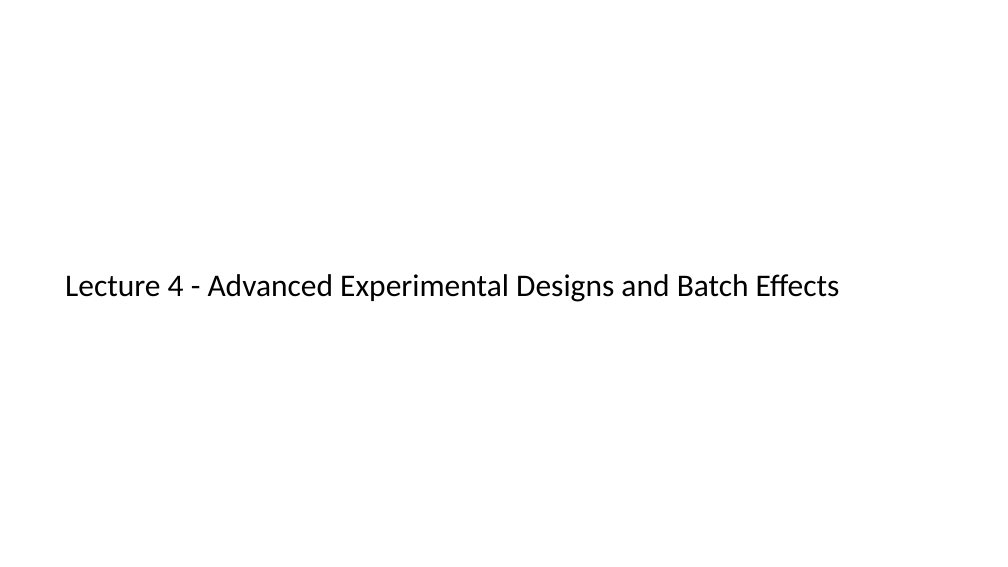
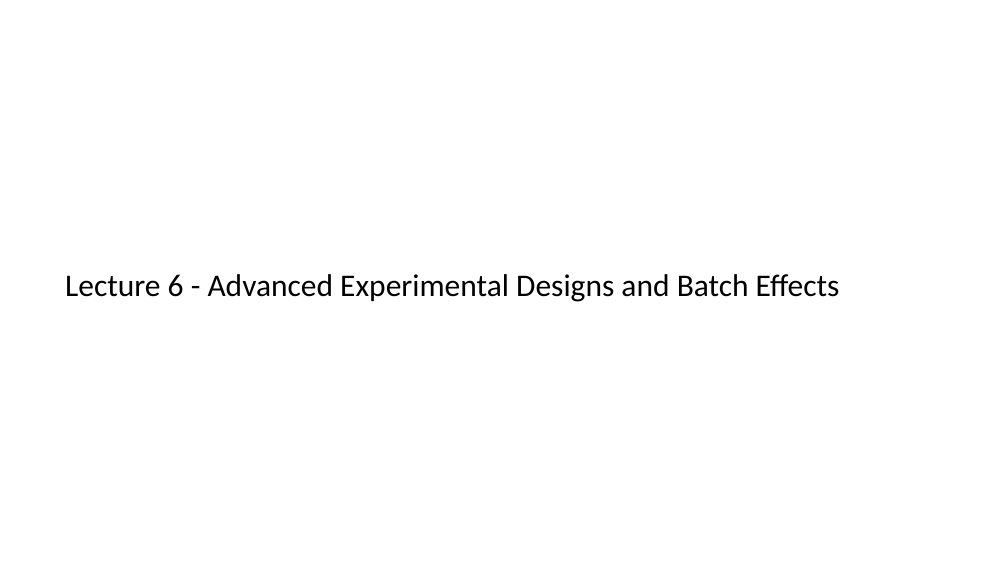
Before and after one commit to jraab/GNET749_RNAseq, a slide deck: slide 1 of lectures/2023_GNET749_Lecture6_Batch_ExpDesign.pptx. Drawn at 1008x567 pixels with LibreOffice and Linux fonts; fonts in the diff are those of the drawing. Boxes give left, top, right and bottom in pixels: in the first picture for what was removed or moved away, otherwise in the second. Text is boxed around its words. In the diff, an @@ line names an element or a change of style, - is before the commit and + after.

```diff
--- a/lectures/2023_GNET749_Lecture6_Batch_ExpDesign.pptx
+++ b/lectures/2023_GNET749_Lecture6_Batch_ExpDesign.pptx
@@ text at [65, 274, 840, 302]: text changed @@
-Lecture 4 - Advanced Experimental Designs and Batch Effects
+Lecture 6 - Advanced Experimental Designs and Batch Effects
```
Also in this commit, not shown: 1 other slide changed, 6 other files.
